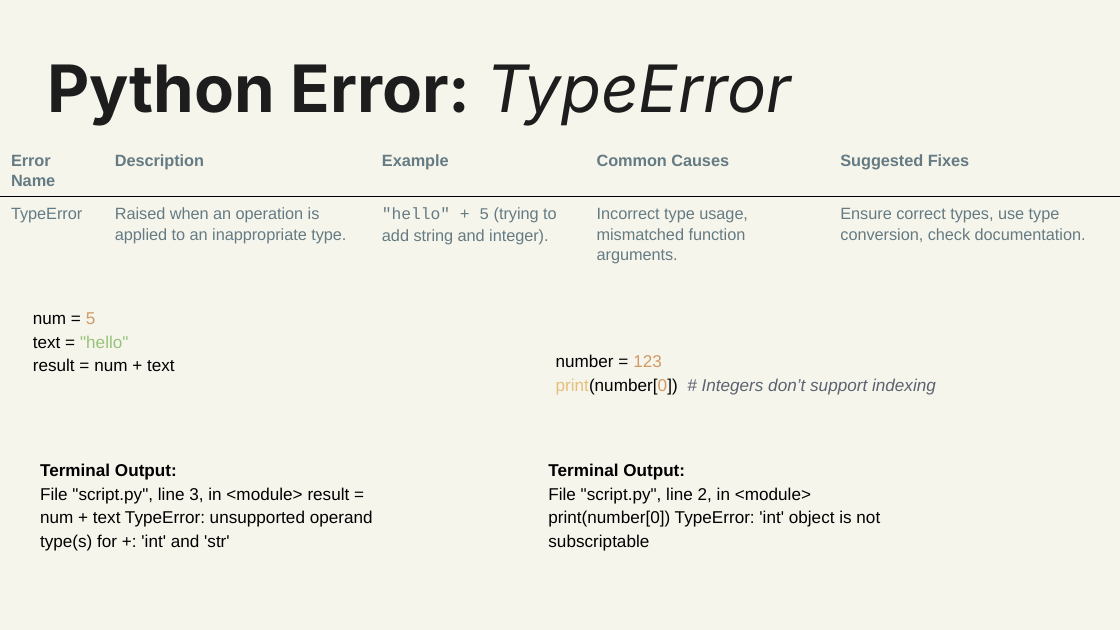
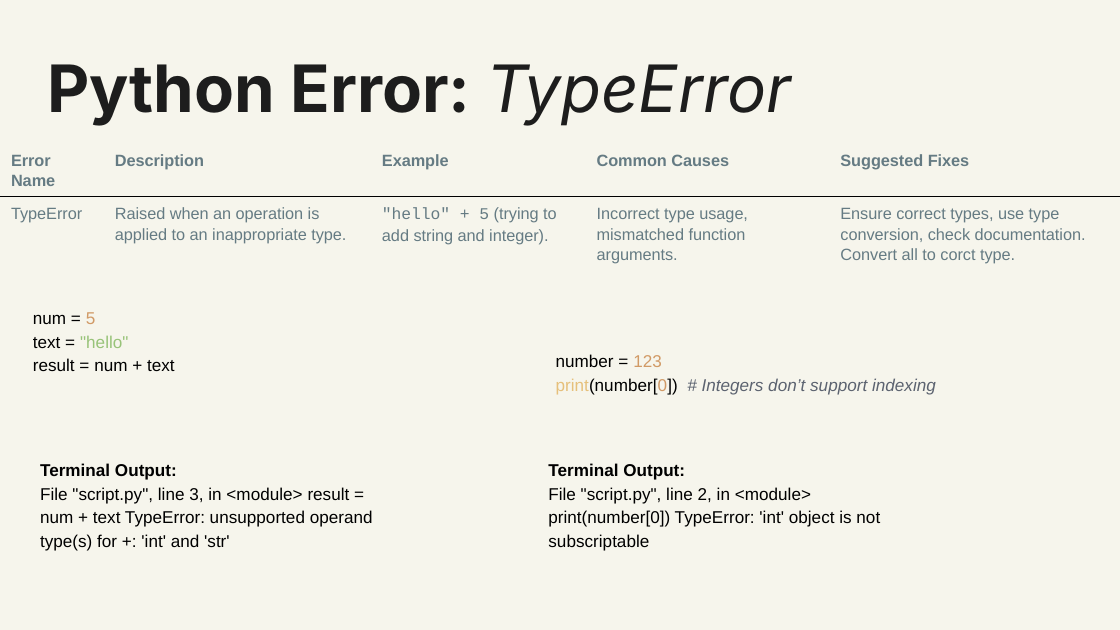
Before and after one commit to williammunnich/BDPA-Class-2025, a slide deck: slide 6 of day4/day4.pptx. Drawn at 1120x630 pixels with LibreOffice and Linux fonts; fonts in the diff are those of the drawing. Boxes give left, top, right and bottom in pixels: in the first picture for what was removed or moved away, otherwise in the second. Text is boxed around its words. In the diff, an @@ line names an element or a change of style, - is before the commit and + after.

```diff
--- a/day4/day4.pptx
+++ b/day4/day4.pptx
@@ table at (x1=0, y1=143, x2=1120, y2=276) @@
-row 2, column 5: Ensure correct types, use type conversion, check documentation.
+row 2, column 5: Ensure correct types, use type conversion, check documentation. Convert all to corct type.
```
Also in this commit, not shown: 10 other slides changed.
